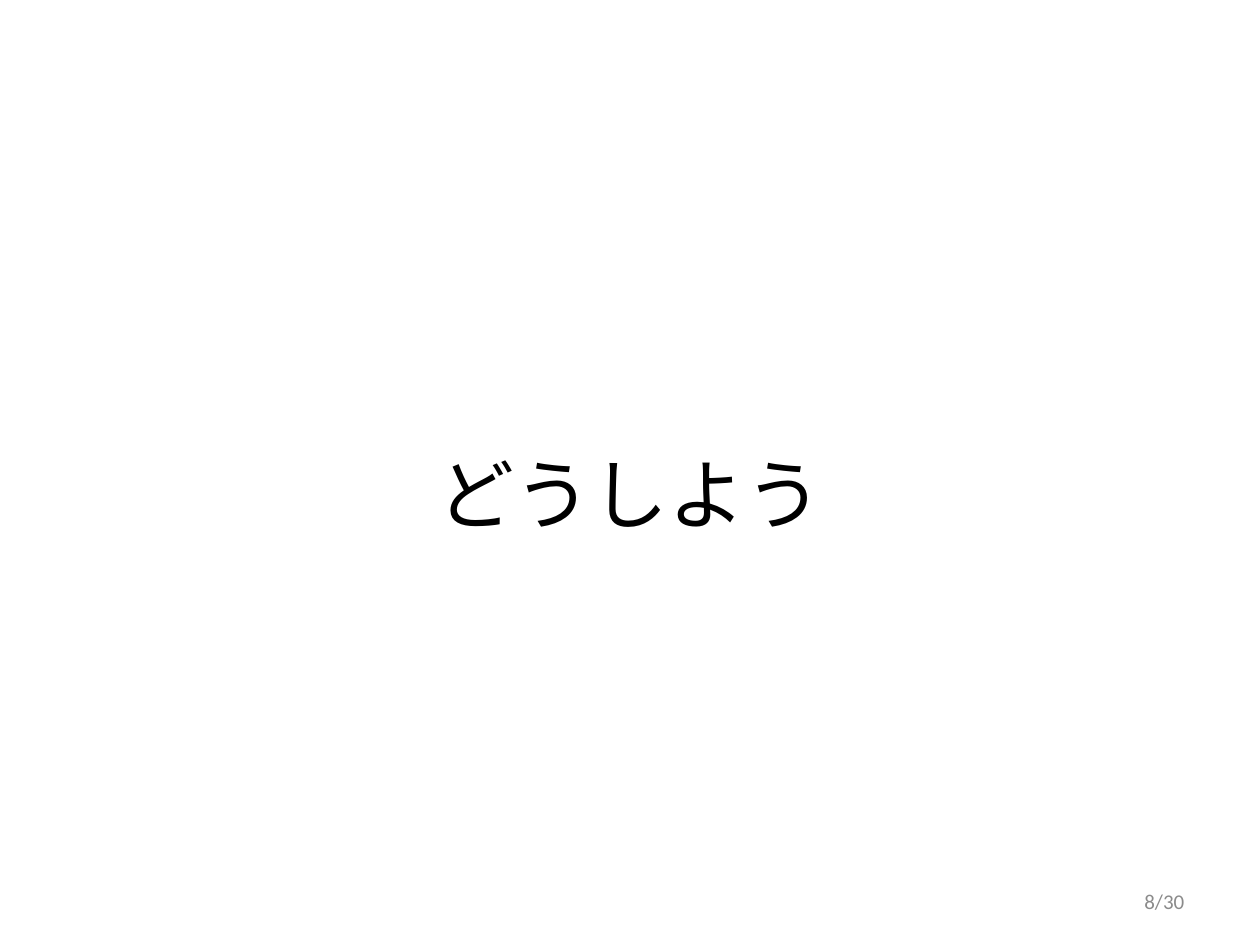
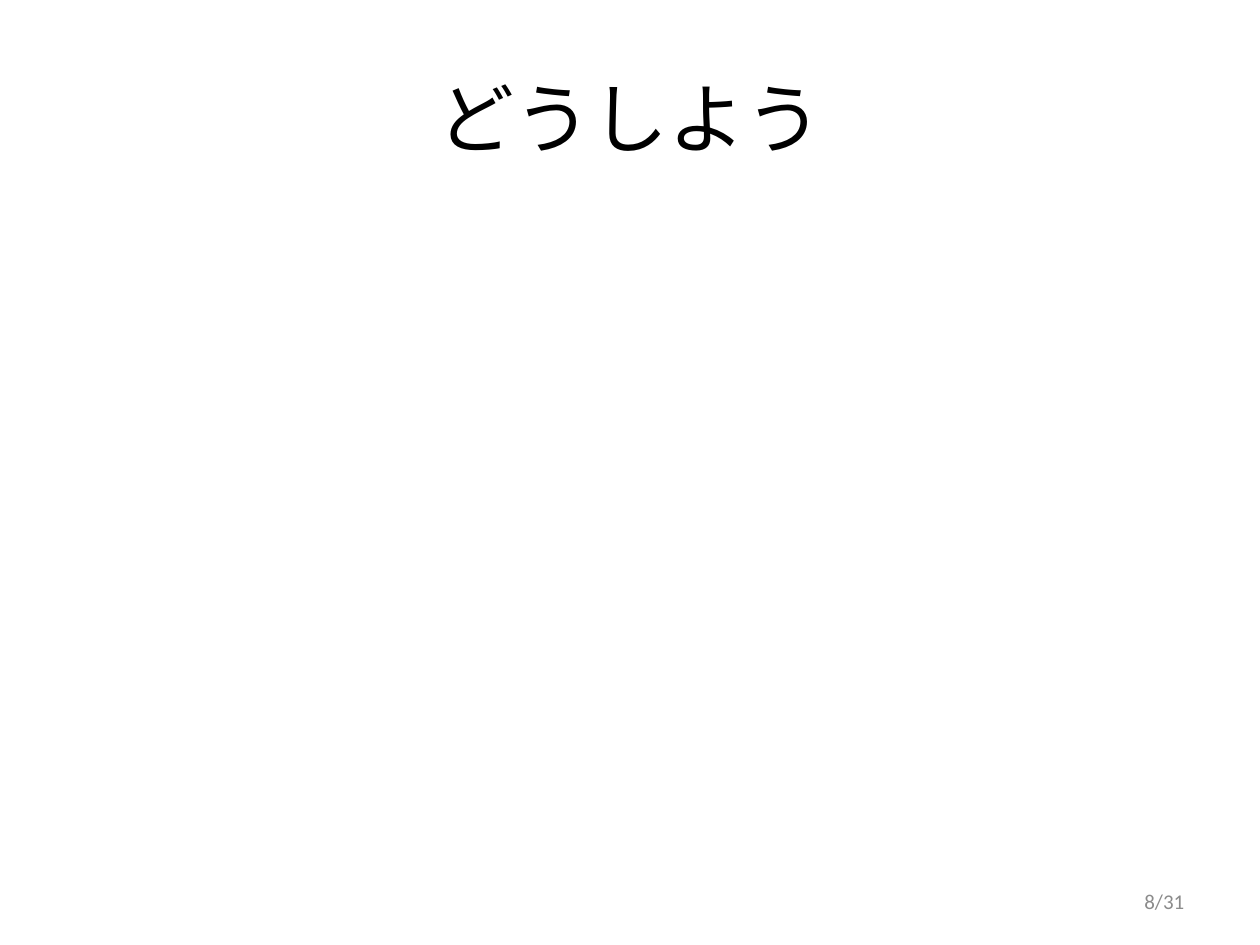
Before and after one commit to walb-linux/walb-tools, a slide deck: slide 8 of doc/walb-is-hard.pptx. Drawn at 1260x945 pixels with LibreOffice and Linux fonts; fonts in the diff are those of the drawing. Boxes give left, top, right and bottom in pixels: in the first picture for what was removed or moved away, otherwise in the second. Text is boxed around its words. In the diff, an @@ line names an element or a change of style, - is before the commit and + after.

```diff
--- a/doc/walb-is-hard.pptx
+++ b/doc/walb-is-hard.pptx
@@ title "どうしよう": place and size @@
-title "どうしよう" at [437,460,822,527]
+title "どうしよう" at [437,84,822,151]
@@ page number at [1144,894,1184,910]: text changed @@
-8/30
+8/31
```
Also in this commit, not shown: 10 other slides changed, 1 slide added.
